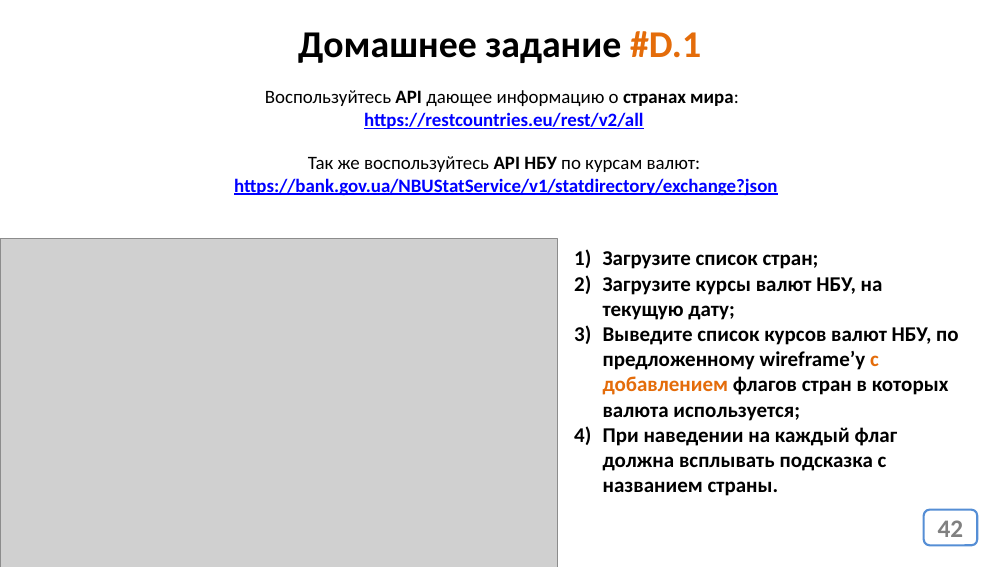
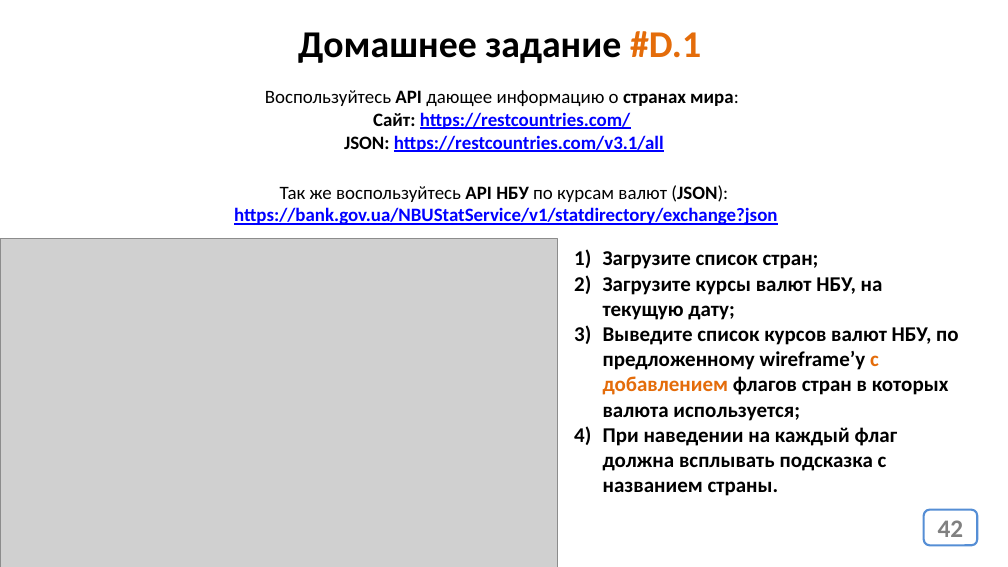
Before and after one commit to js-13-ort-dnipro/lesson04, a slide deck: slide 42 of lesson04.pptx. Drawn at 1008x567 pixels with LibreOffice and Linux fonts; fonts in the diff are those of the drawing; grey boxes stand for pictures. Boxes give left, top, right and bottom in pixels: in the first picture for what was removed or moved away, otherwise in the second. Text is boxed around its words. In the diff, an @@ line names an element or a change of style, - is before the commit and + after.

```diff
--- a/lesson04.pptx
+++ b/lesson04.pptx
@@ text at [265,90,739,152]: text changed; text colour #000000 to #0000FF @@
-Воспользуйтесь API дающее информацию о странах мира:
-https://restcountries.eu/rest/v2/all
+Воспользуйтесь API дающее информацию о странах мира:
+Сайт: https://restcountries.com/
+JSON: https://restcountries.com/v3.1/all
@@ text at [234,185,777,225]: text changed @@
-Так же воспользуйтесь API НБУ по курсам валют:
-https://bank.gov.ua/NBUStatService/v1/statdirectory/exchange?json
+Так же воспользуйтесь API НБУ по курсам валют (JSON):
+https://bank.gov.ua/NBUStatService/v1/statdirectory/exchange?json
```
Also in this commit, not shown: 1 other file.
